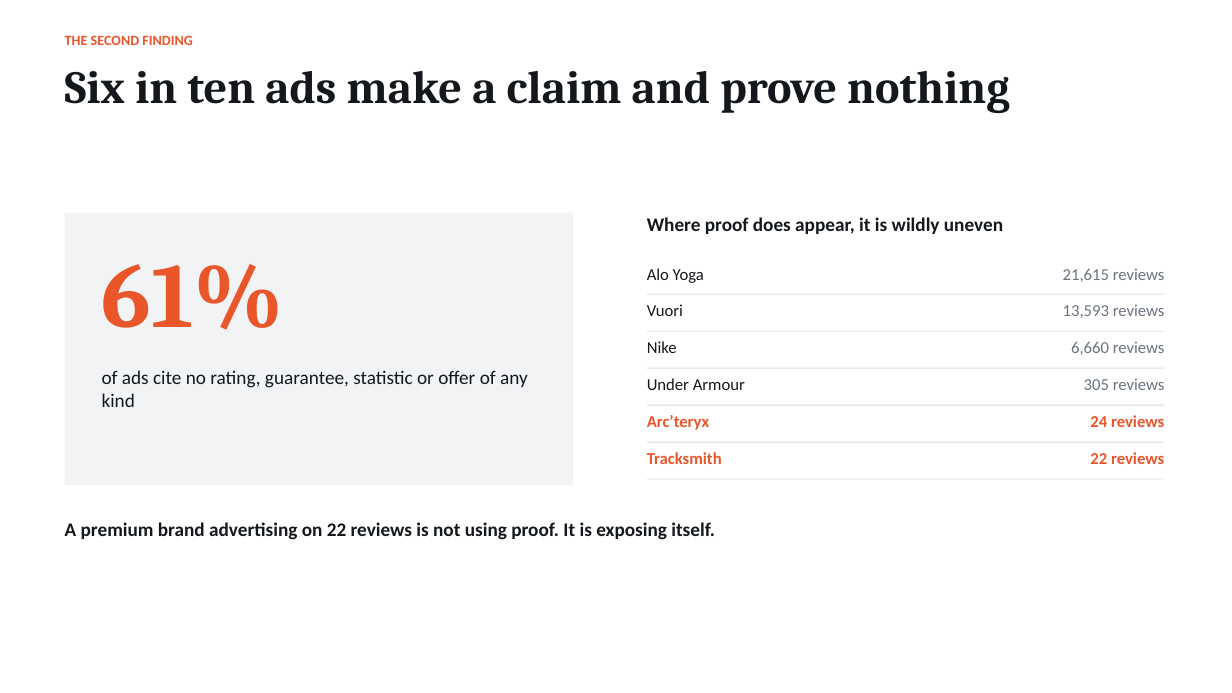
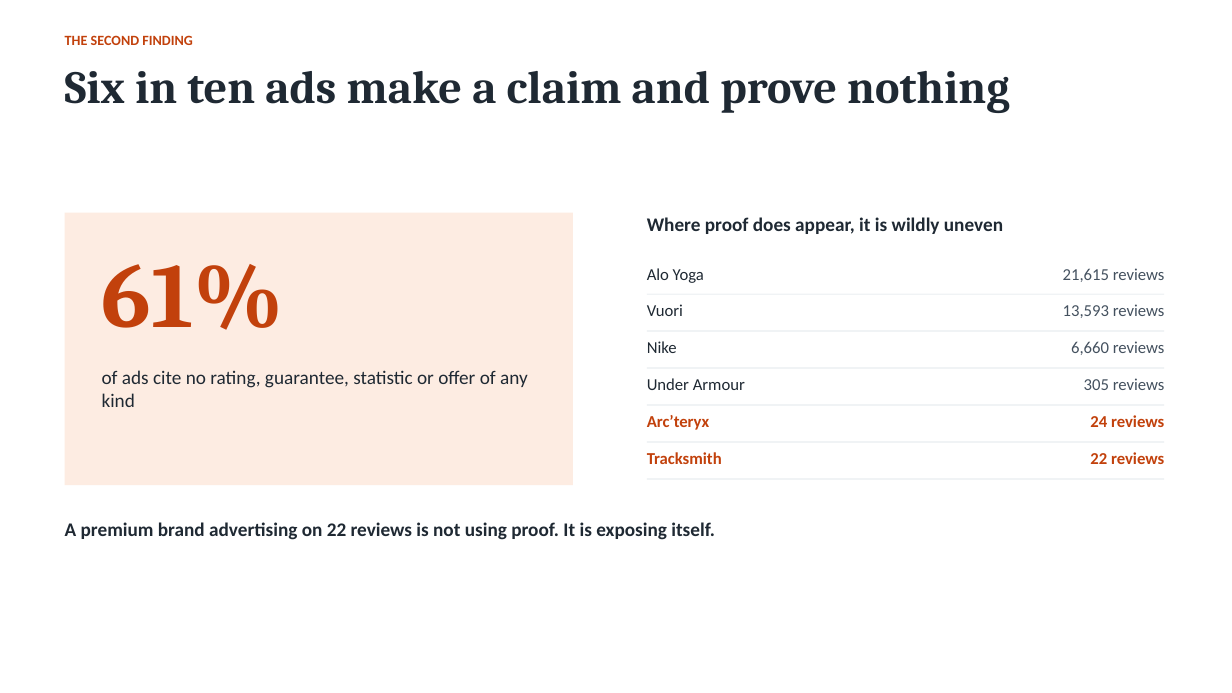
Before and after one commit to spdooley5949/Creative-Teardown-Marketing, a slide deck: slide 6 of output/Dooley_Creative_Teardown_Findings.pptx (slide 5 before the commit). Drawn at 1232x693 pixels with LibreOffice and Linux fonts; fonts in the diff are those of the drawing. Boxes give left, top, right and bottom in pixels: in the first picture for what was removed or moved away, otherwise in the second. Text is boxed around its words. In the diff, an @@ line names an element or a change of style, - is before the commit and + after.

```diff
--- a/output/Dooley_Creative_Teardown_Findings.pptx
+++ b/output/Dooley_Creative_Teardown_Findings.pptx
@@ rectangle at box(65, 213, 573, 485): fill #F2F3F5 to #FDECE2 @@
@@ text colour #6B7280 to #44515F in 4 elements at box(1063, 268, 1165, 282), box(1063, 304, 1165, 318), box(1071, 341, 1165, 355), box(1084, 378, 1165, 390) @@
@@ text colour #E8562A to #C2410C in 6 elements at box(65, 35, 193, 45), box(102, 264, 284, 330), box(647, 415, 709, 430), box(1090, 415, 1164, 427), box(647, 452, 722, 464), box(1090, 452, 1164, 464) @@
@@ text colour #14181C to #1F2933 in 8 elements at box(65, 71, 1010, 113), box(102, 370, 528, 407), box(647, 217, 1003, 234), box(647, 268, 704, 283), box(647, 304, 683, 316), box(647, 341, 677, 353), box(647, 378, 745, 390), box(65, 522, 715, 540) @@
```
Also in this commit, not shown: 8 other slides changed, 1 slide added, 1 other file.
